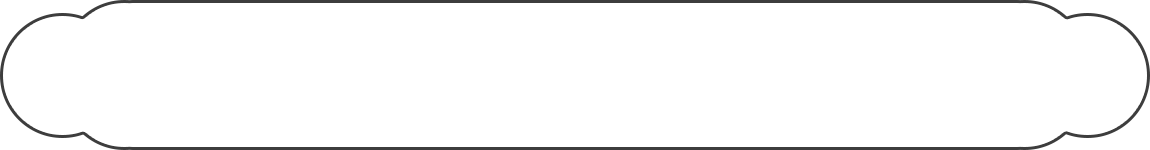
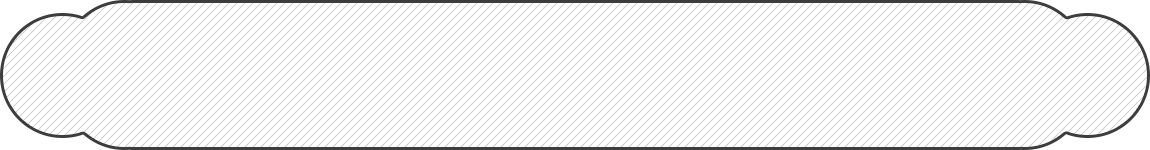
Two versions of the same layered image (1150×150). Layer-by-layer changes:
pixels changed over [3, 3, 1147, 147] (layer not identified)
